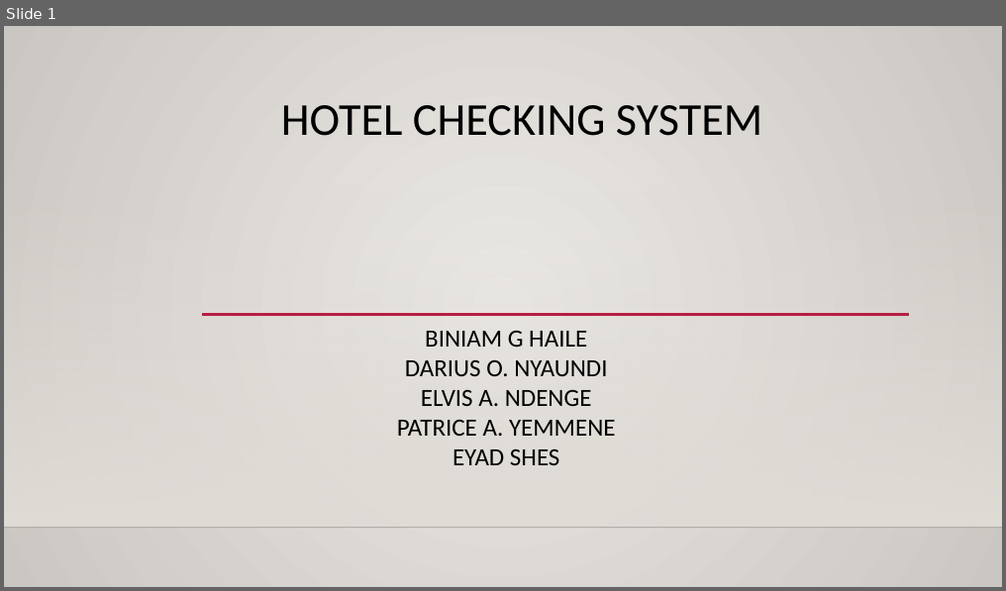
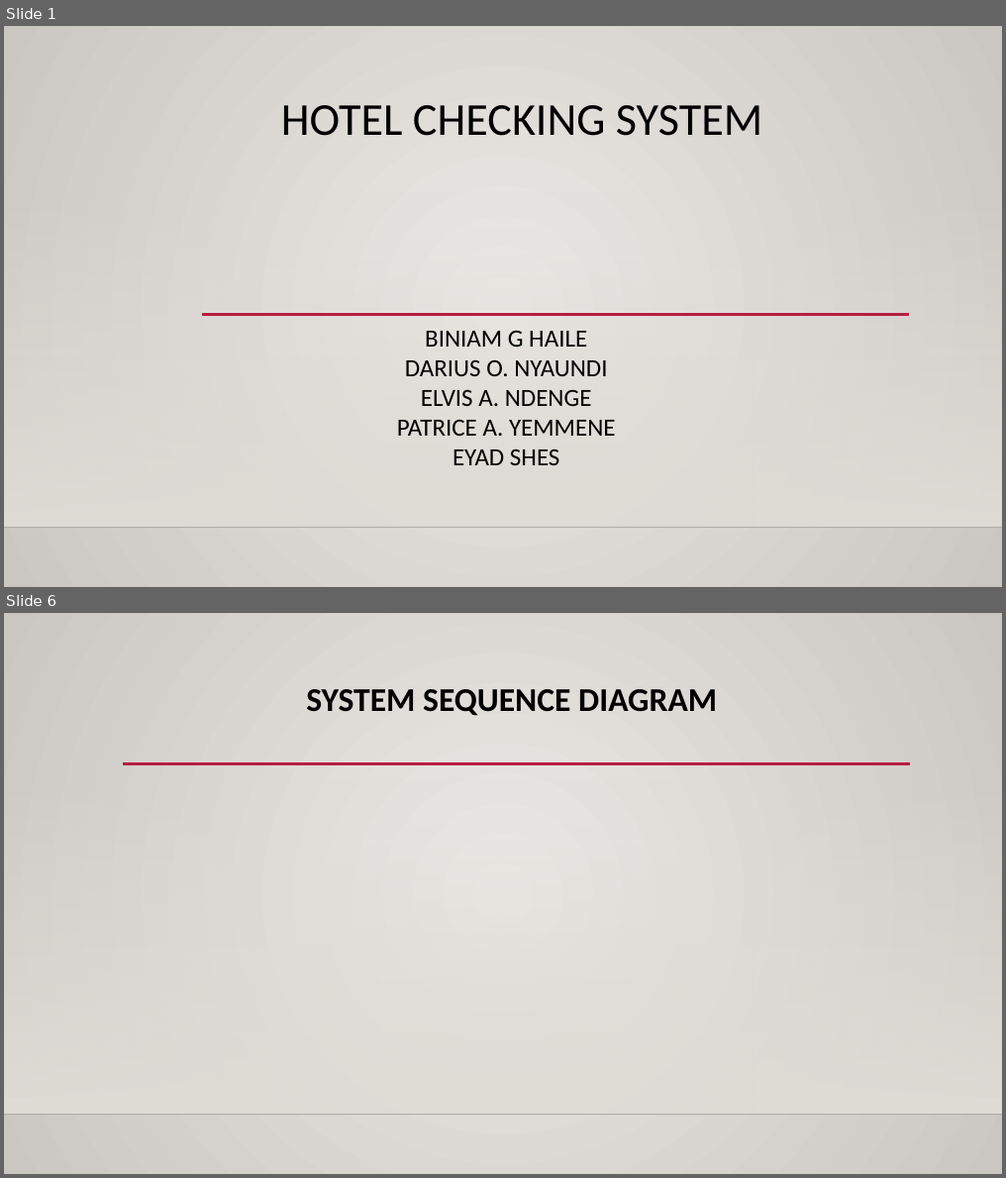
Before and after one commit to nyaundid/Hotel_Management-, a slide deck: Final_Presentation.pptx. Shown one above the other, each under a label of ours: slide 1 before the commit, slides 1 and 6 after it; the slides between them are not shown. The pictures are 1006x591 and 1006x1178 pixels, drawn with LibreOffice and Linux fonts; fonts in the diff are those of the drawing; background and template pictures are left out. Boxes give left, top, right and bottom in pixels: in the first picture for what was removed or moved away, otherwise in the second. Text is boxed around its words. In the diff, an @@ line names an element or a change of style, - is before the commit and + after.

```diff
--- a/Final_Presentation.pptx
+++ b/Final_Presentation.pptx
@@ slide 6 added at (4, 613, 1002, 1174), background gradient #ECEAE7 to #CAC7C1; not listed: 2 template elements that a slide beside it also shows @@
@@ title added at (306, 689, 717, 716), 32 pt, text #000000, bold @@
+SYSTEM SEQUENCE DIAGRAM
@@ line added from (123, 764) to (910, 764), #B71E42 2.5 pt @@
```
Also in this commit, not shown: 7 other slides added, 1 slide removed.
